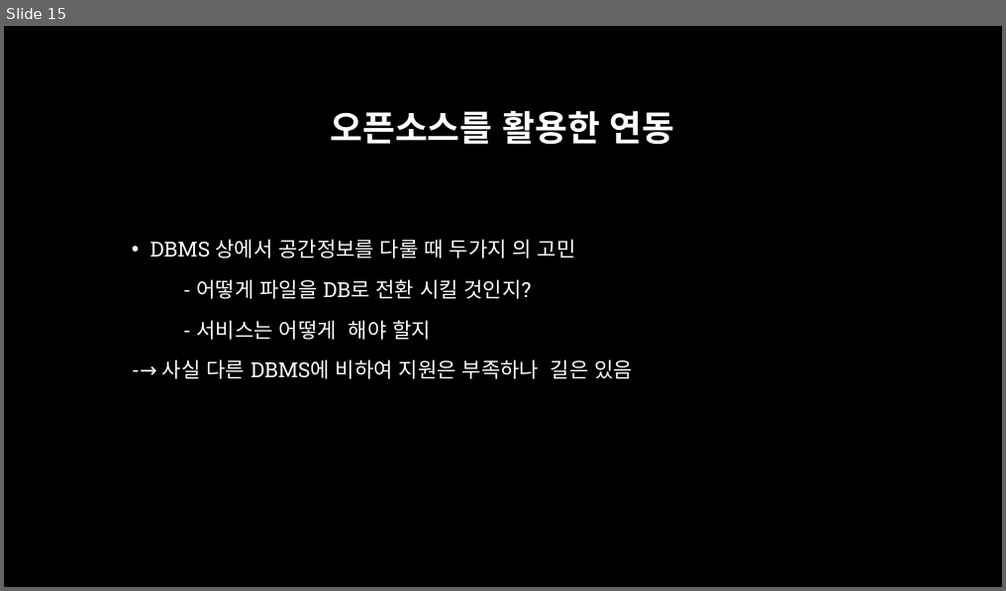
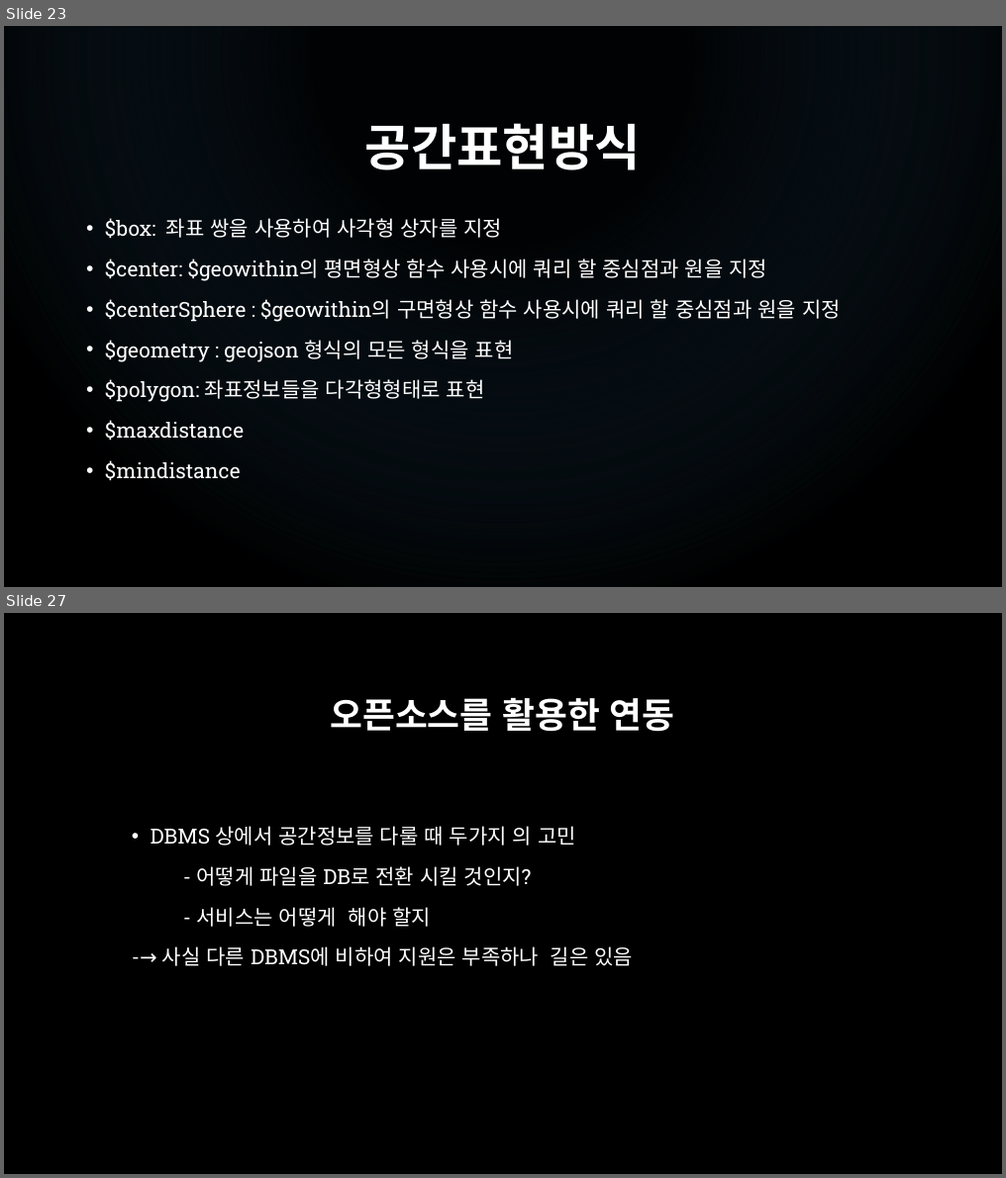
Before and after one commit to aliasgis/OSGEO, a slide deck: Mongodb 와 공간정보.pptx. Shown one above the other, each under a label of ours: slide 15 before the commit, slides 23 and 27 after it; the slides between them are not shown. The pictures are 1006x591 and 1006x1178 pixels, drawn with LibreOffice and Linux fonts; fonts in the diff are those of the drawing; background and template pictures are left out. Boxes give left, top, right and bottom in pixels: in the first picture for what was removed or moved away, otherwise in the second. Text is boxed around its words. In the diff, an @@ line names an element or a change of style, - is before the commit and + after.

```diff
--- a/Mongodb 와 공간정보.pptx
+++ b/Mongodb 와 공간정보.pptx
@@ slide 23 added at bbox=[4, 26, 1002, 587], background picture (left out) @@
@@ rectangle added at bbox=[4, 26, 1002, 587], fill gradient #1F445F to #000000 @@
@@ title added at bbox=[365, 123, 641, 171], 48 pt, text #FFFFFF, bold @@
+공간표현방식
@@ text added at bbox=[105, 218, 841, 480], 20 pt, text #FFFFFF @@
+• $box: 좌표 쌍을 사용하여 사각형 상자를 지정
+• $center: $geowithin의 평면형상 함수 사용시에 쿼리 할 중심점과 원을 지정
+• $centerSphere : $geowithin의 구면형상 함수 사용시에 쿼리 할 중심점과 원을 지정
+• $geometry : geojson 형식의 모든 형식을 표현
+• $polygon: 좌표정보들을 다각형형태로 표현
+• $maxdistance
+• $mindistance
@@ what was slide 15 is now slide 27 @@
```
Also in this commit, not shown: 13 slides changed, 13 other slides added, 2 slides removed.
